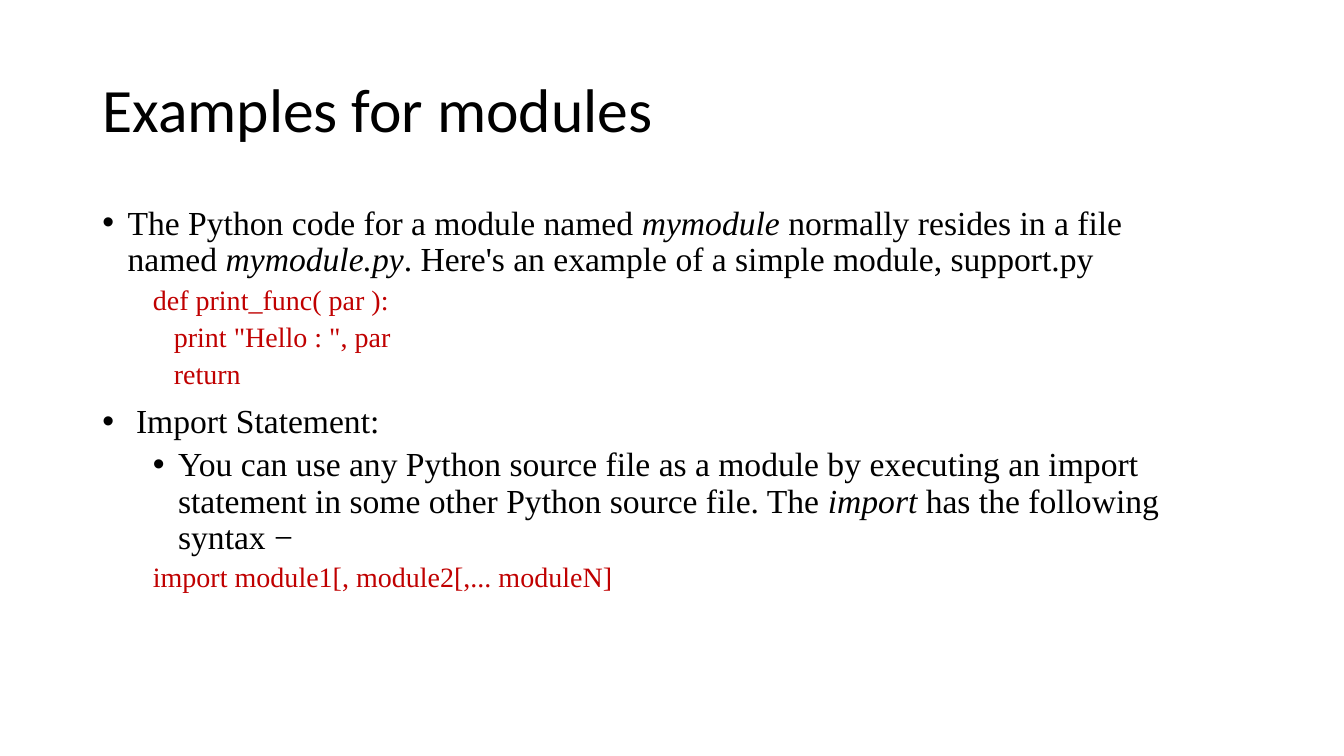
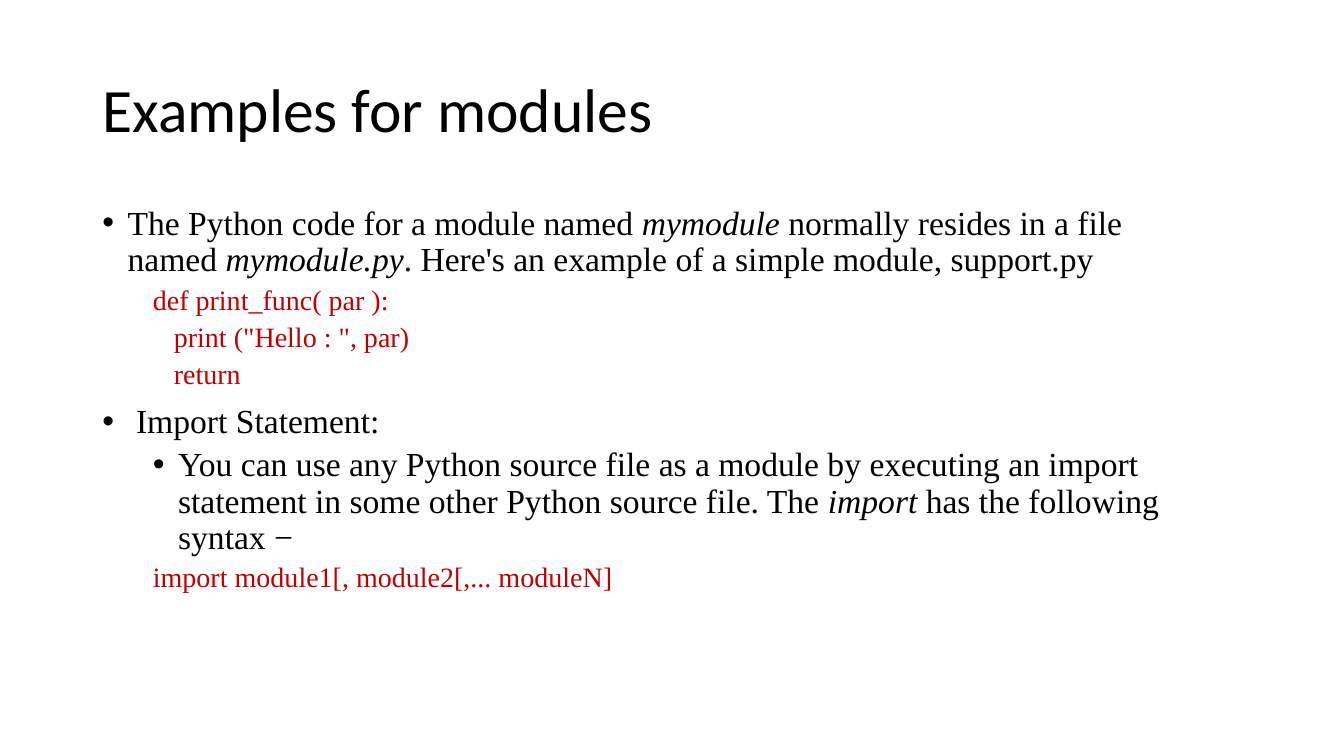
Before and after one commit to EmoryPython/Lab, a slide deck: slide 24 of lecture/Python Programing.pptx (slide 27 before the commit). Drawn at 1344x756 pixels with LibreOffice and Linux fonts; fonts in the diff are those of the drawing. Boxes give left, top, right and bottom in pixels: in the first picture for what was removed or moved away, otherwise in the second. Text is boxed around its words. In the diff, an @@ line names an element or a change of style, - is before the commit and + after.

```diff
--- a/lecture/Python Programing.pptx
+++ b/lecture/Python Programing.pptx
@@ text at (174, 327, 409, 352): text changed @@
-  print "Hello : ", par
+  print ("Hello : ", par)
```
Also in this commit, not shown: 4 other slides changed, 8 slides added.
